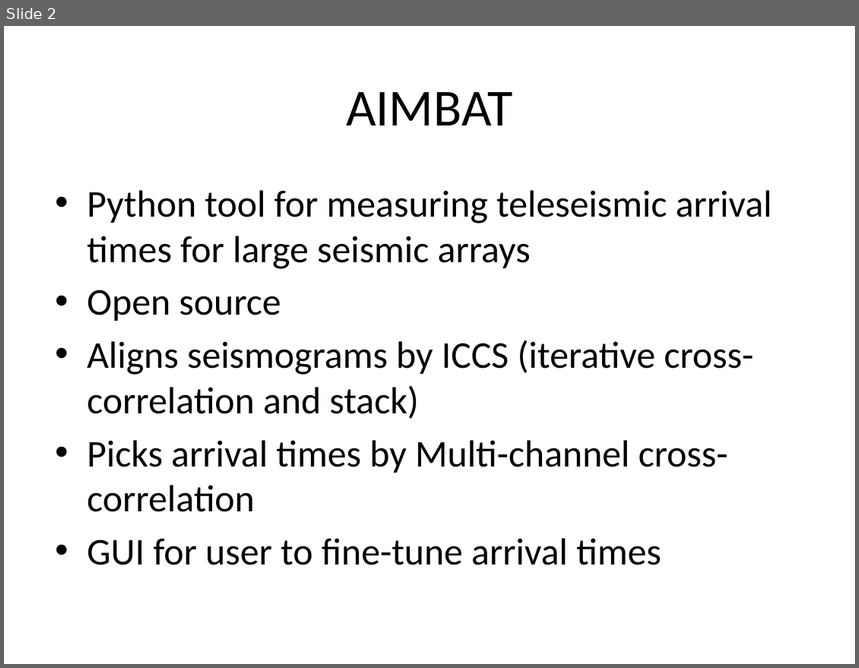
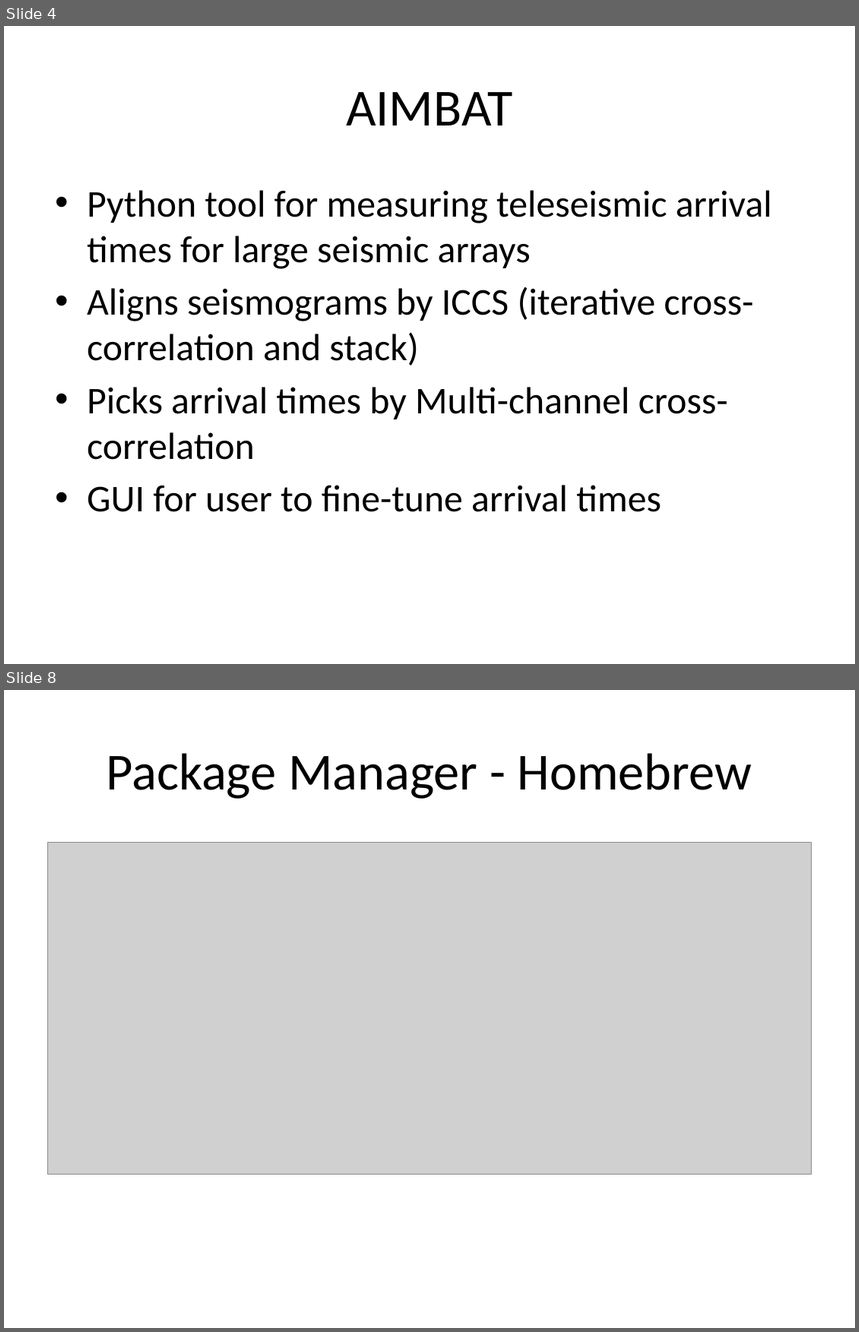
Before and after one commit to lkloh/USArray, a slide deck: AIMBAT/AIMBAT.pptx. Shown one above the other, each under a label of ours: slide 2 before the commit, slides 4 and 8 after it; the slides between them are not shown. The pictures are 859x668 and 859x1332 pixels, drawn with LibreOffice and Linux fonts; fonts in the diff are those of the drawing; grey boxes stand for pictures. Boxes give left, top, right and bottom in pixels: in the first picture for what was removed or moved away, otherwise in the second. Text is boxed around its words. In the diff, an @@ line names an element or a change of style, - is before the commit and + after.

```diff
--- a/AIMBAT/AIMBAT.pptx
+++ b/AIMBAT/AIMBAT.pptx
@@ slide 8 added at (x1=4, y1=690, x2=855, y2=1328), background #FFFFFF @@
@@ title added at (x1=107, y1=753, x2=752, y2=799), 44 pt, text #000000 @@
+Package Manager - Homebrew
@@ picture added at (x1=47, y1=842, x2=811, y2=1174) @@
@@ what was slide 2 is now slide 4 @@
@@ slide 4 changed as well @@
@@ text at (x1=87, y1=290, x2=281, y2=321): paragraph removed @@
-• Open source
```
Also in this commit, not shown: 4 other slides changed, 26 other slides added, 1 slide removed, 1 other file.
